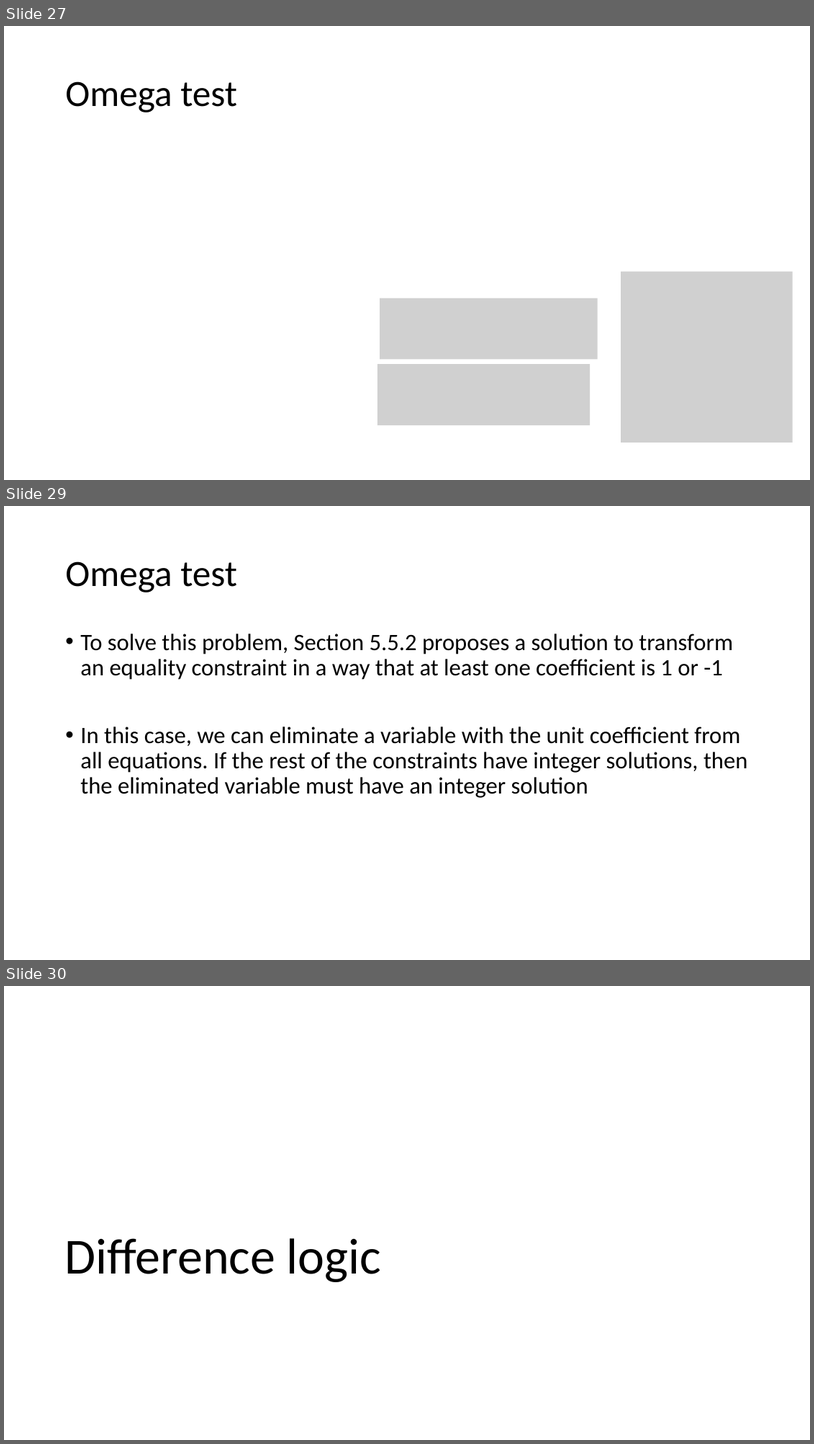
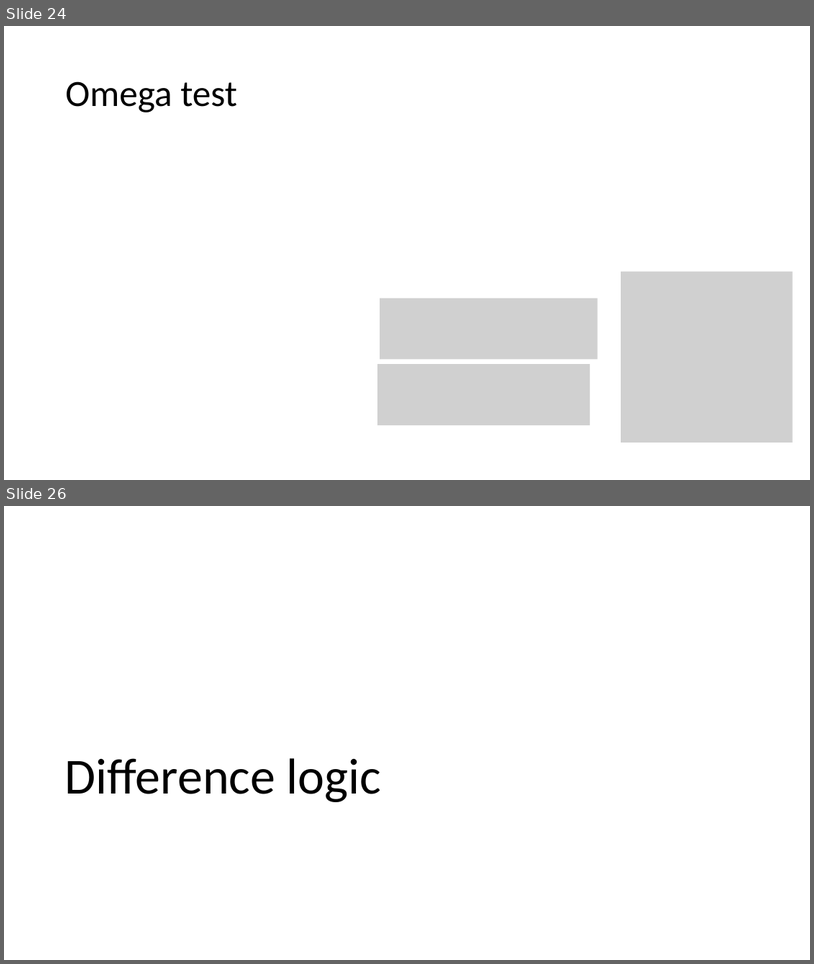
Before and after one commit to piyus/piyus.github.io, a slide deck: DP/slides/Lecture-13.pptx. Shown one above the other, each under a label of ours: slides 27, 29 and 30 before the commit, slides 24 and 26 after it; the slides between them are not shown. The pictures are 814x1444 and 814x964 pixels, drawn with LibreOffice and Linux fonts; fonts in the diff are those of the drawing; grey boxes stand for pictures. Boxes give left, top, right and bottom in pixels: in the first picture for what was removed or moved away, otherwise in the second. Text is boxed around its words. In the diff, an @@ line names an element or a change of style, - is before the commit and + after.

Commit message:
Updated Omega Test

```diff
--- a/DP/slides/Lecture-13.pptx
+++ b/DP/slides/Lecture-13.pptx
@@ slide 29 removed at (x1=4, y1=506, x2=810, y2=960), background #FFFFFF @@
@@ title removed at (x1=65, y1=561, x2=237, y2=592) @@
-Omega test
@@ text removed at (x1=80, y1=633, x2=748, y2=798) @@
-• To solve this problem, Section 5.5.2 proposes a solution to transform an equality constraint in a way that at least one coefficient is 1 or -1
-• In this case, we can eliminate a variable with the unit coefficient from all equations. If the rest of the constraints have integer solutions, then the eliminated variable must have an integer solution
@@ what was slide 27 is now slide 24 @@
@@ what was slide 30 is now slide 26 @@
```
Also in this commit, not shown: 10 slides changed, 4 other slides removed, 1 other file.
